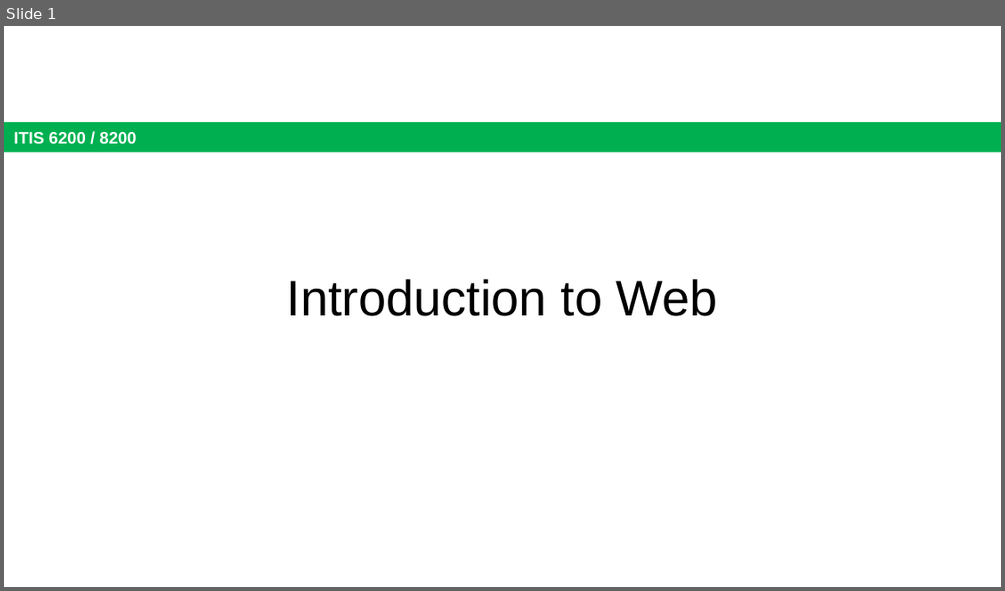
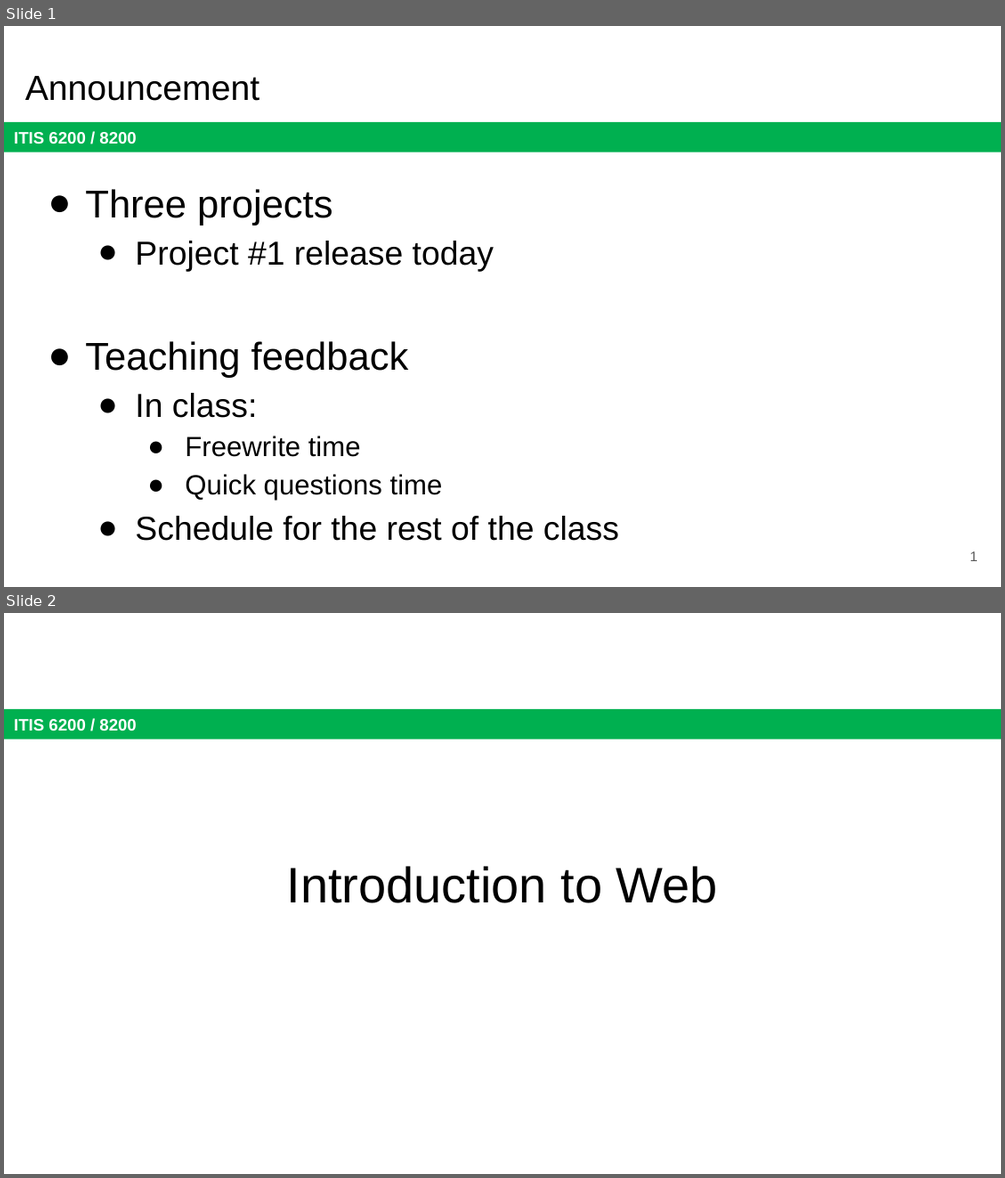
Before and after one commit to jx5c/github.io, a slide deck: teaching/ITIS6200/2023fa/lectures/lec10.pptx. Shown one above the other, each under a label of ours: slide 1 before the commit, slides 1 and 2 after it. The pictures are 1005x591 and 1005x1178 pixels, drawn with LibreOffice and Linux fonts; fonts in the diff are those of the drawing. Boxes give left, top, right and bottom in pixels: in the first picture for what was removed or moved away, otherwise in the second. Text is boxed around its words. In the diff, an @@ line names an element or a change of style, - is before the commit and + after.

```diff
--- a/teaching/ITIS6200/2023fa/lectures/lec10.pptx
+++ b/teaching/ITIS6200/2023fa/lectures/lec10.pptx
@@ slide 1 added at (x1=4, y1=26, x2=1001, y2=587), background #FFFFFF; not listed: 1 template element that a slide beside it also shows @@
@@ title added at (x1=25, y1=76, x2=260, y2=101), 25.2 pt, text #000000 @@
+Announcement
@@ text added at (x1=85, y1=189, x2=619, y2=540), 24 pt, text #000000 @@
+● Three projects
+  ● Project #1 release today
+● Teaching feedback
+  ● In class:
+    ● Freewrite time
+    ● Quick questions time
+  ● Schedule for the rest of the class
@@ page number added at (x1=970, y1=551, x2=978, y2=561), 10 pt, text #595959 @@
+1
@@ what was slide 1 is now slide 2 @@
```
Also in this commit, not shown: 1 slide changed, 6 other files.
